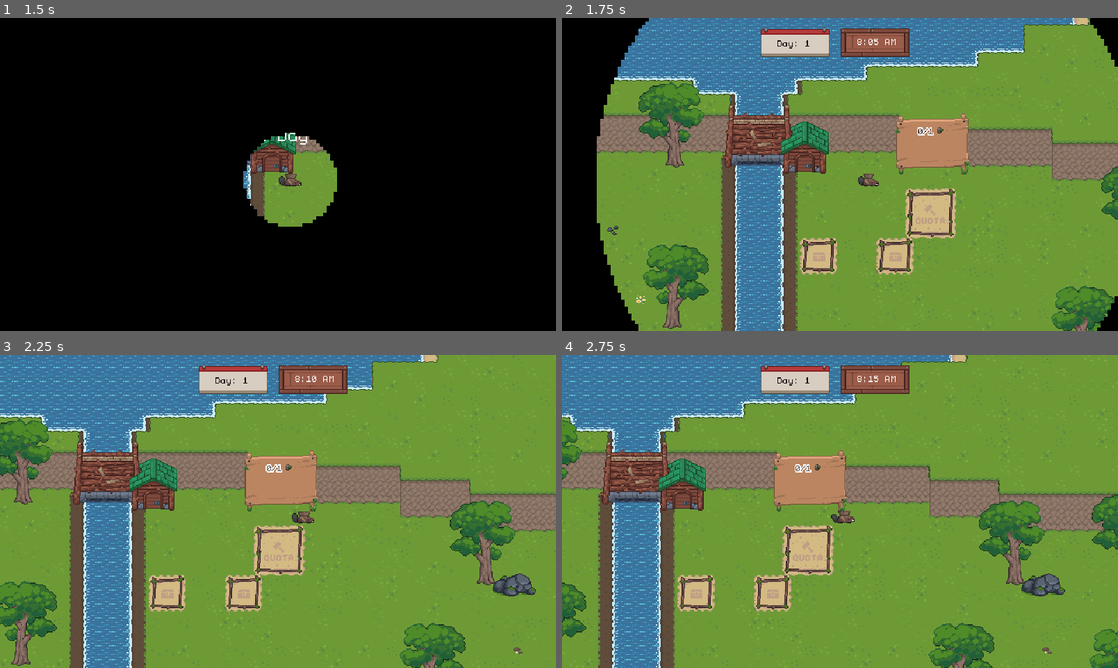
Above: before the commit, frames 1-4 (two rows, left to right).
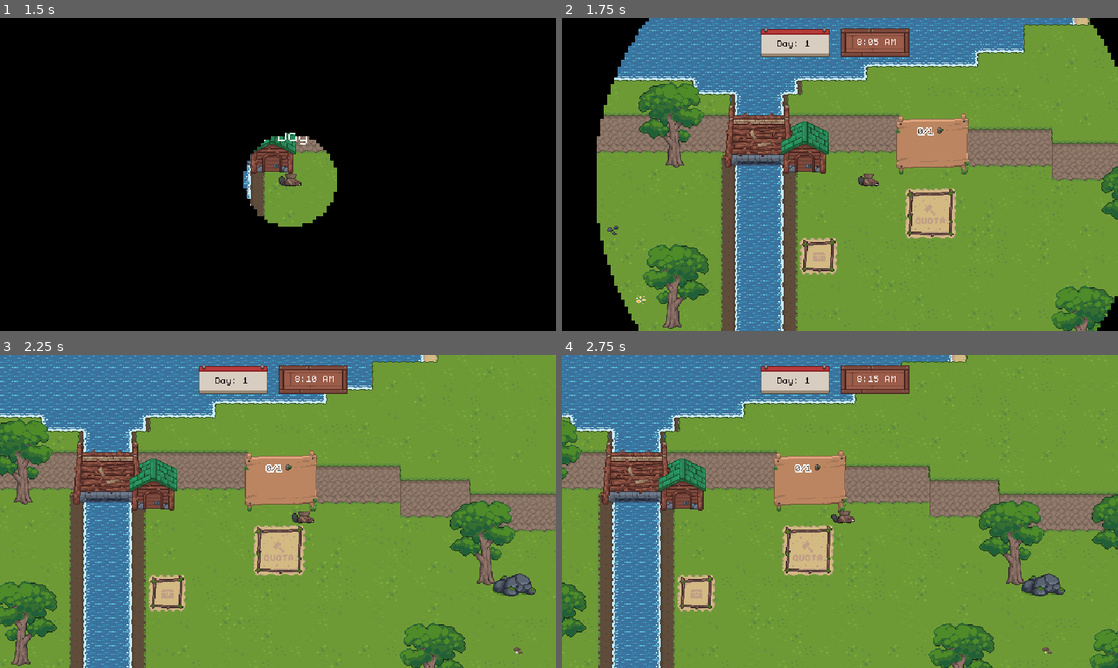
Above: after the commit, the same moments.

Repository: Juniper19/beaver-game
Game: Godot game, scene res://menu/main_menu.tscn
The game is run twice, just before and just after one commit, with the same random seed, the same clock (stepped at 60 frames per second) and the same inputs. The engine's default icon, where the game draws it, is replaced by a stand-in: a white triangle on a blue panel in a dark square. Sound files missing from this copy of the repository are replaced by a short silence.
Inputs (mouse positions are in pixels of both pictures, inside the frame that each line leads up to):
- Up to frame 1 (1.5 s): click "Play" at 0.5 s; tap Enter (ui_accept) at 1.25 s; move the mouse to (400, 158) at 1.27 s; hold D (move_right) from 1.28 s (still down); hold Q (drop_item) from 1.28 s (still down)
- Up to frame 2 (1.75 s): keep holding D (move_right); keep holding Q (drop_item); tap Enter (ui_accept) at 1.52 s
- Up to frame 3 (2.25 s): move the mouse to (166, 527) at 2.02 s; release D (move_right) at 2.03 s; release Q (drop_item) at 2.03 s; hold Down (cycle_down) from 2.03 s (still down); tap E (interact) at 2.1 s
- Up to frame 4 (2.75 s): keep holding Down (cycle_down); tap Enter (ui_accept) at 2.27 s

Frame 1 is identical in both runs. In frame 2, 0.7% of the frame differs, in the area x 56-64%, y 70-82%; in frame 3, 0.7%; in frame 4, 0.7%.

Commit message:
Excess Storage Reverted

Diff:
--- a/global/global_stats.gd
+++ b/global/global_stats.gd
@@ -57,7 +57,7 @@
 var chosen_upgrades: Array[String] = []
 
 	# UPGRADABLE STATS, other stats are also uesd in upgrades but these are exclusively for upgrades
-var ExcessStorageCount = 2
+var ExcessStorageCount = 1
 var carry_capacity: int = 3
 var move_speed_bonus: float = 0
 var swim_speed_bonus: float = 0.0
